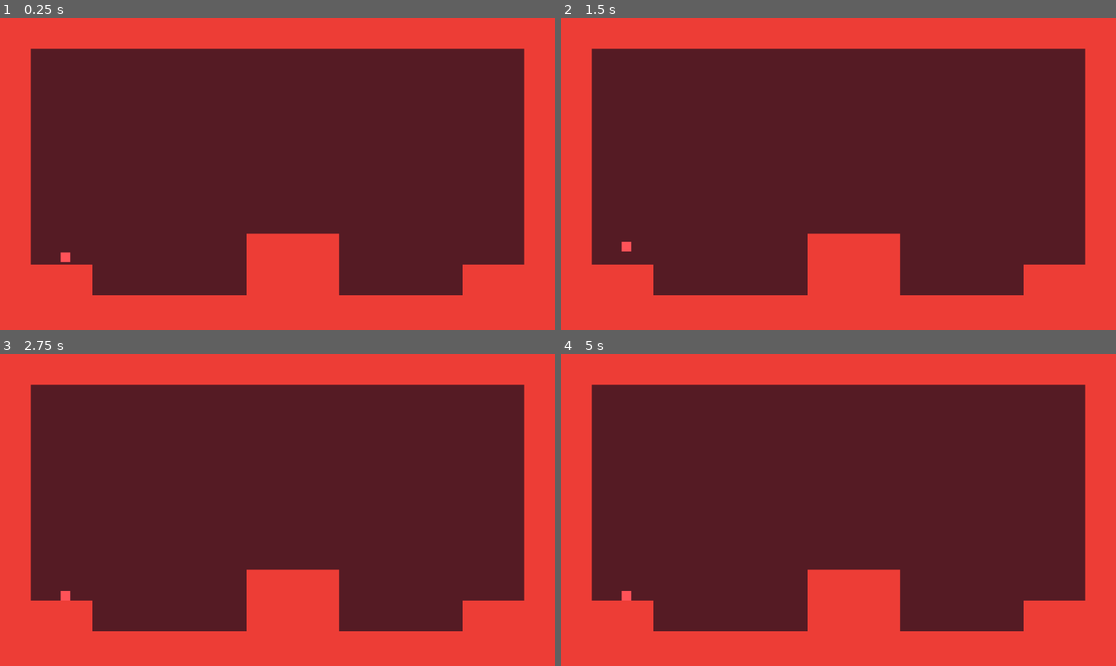
Above: before the commit, frames 1-4 (two rows, left to right).
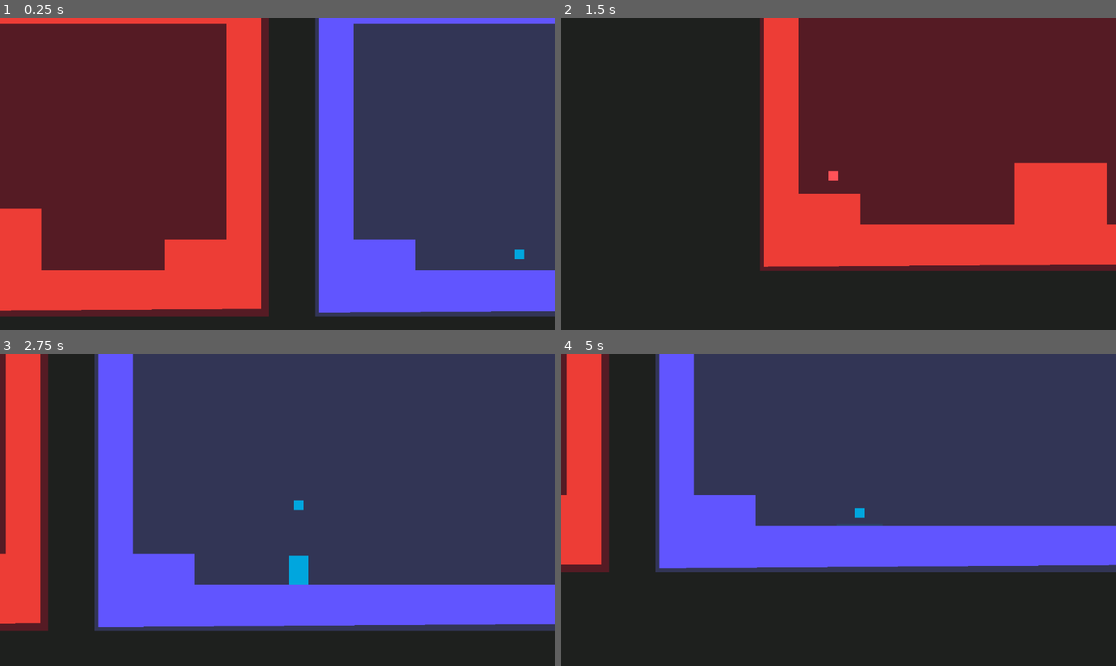
Above: after the commit, the same moments.

Repository: YordanosZt/Jam-Solo-Development
Game: Godot game, scene res://Scenes/world.tscn
Two runs of this game, one before a commit and one after it. Both use one fixed random seed, a clock stepped at 60 frames per second and the inputs below.
Inputs:
- Up to frame 1 (0.25 s): no input
- Up to frame 2 (1.5 s): hold E (switch_right, bound only after the commit) from 0.53 s (still down); tap Shift (ability) at 0.6 s; tap Space (jump) at 0.77, 0.8, 1.07, 1.35 s
- Up to frame 3 (2.75 s): tap Space (jump) at 1.52, 1.82, 2.3 s; tap Shift (ability) at 1.55, 2.1 s; release E (switch_right, bound only after the commit) at 2.03 s; hold Q (switch_left, bound only after the commit) from 2.03 s (still down)
- Up to frame 4 (5 s): release Q (switch_left, bound only after the commit) at 2.78 s; hold E (switch_right, bound only after the commit) 2.78-4.28 s; tap Shift (ability) at 2.85, 4.35 s; tap Space (jump) at 3.02, 3.32, 3.6, 3.77, 4.07, 4.52, 4.82 s; hold Q (switch_left, bound only after the commit) from 4.28 s (still down)

The runs differ from the first frame. In frame 1, 70% of the frame differs, in the area x 0-100%, y 0-100%; in frame 2, 70%; in frame 3, 95%; in frame 4, 96%.

Commit message:
camera switching complete

Diff:
--- /dev/null
+++ b/Entities/Camera/main_camera.gd
@@ -0,0 +1,38 @@
+extends Camera2D
+
+@export var players : Array
+
+var active_player : CharacterBody2D
+var active_idx: int = 0
+
+func _ready():
+	active_player = get_node(players[active_idx])
+
+	active_player.set_is_active(true)
+
+func _process(delta):
+	handle_switch()
+
+	update_position()
+
+func update_position():
+	global_position = active_player.global_position
+
+func handle_switch():
+	if Input.is_action_just_pressed("switch_left"):
+		switch_player(-1)
+
+	if Input.is_action_just_pressed("switch_right"):
+		switch_player(1)
+
+func switch_player(dxn: int):
+	active_player.set_is_active(false)
+	active_idx += dxn
+
+	if active_idx < 0:
+		active_idx = players.size() - 1
+	elif active_idx >= players.size():
+		active_idx = 0
+
+	active_player = get_node(players[active_idx])
+	active_player.set_is_active(true)
--- /dev/null
+++ b/Entities/Camera/main_camera.tscn
@@ -0,0 +1,10 @@
+[gd_scene load_steps=4 format=3 uid="uid://cqgyr6ikuxj2e"]
+
+[ext_resource type="Script" path="res://Entities/Camera/main_camera.gd" id="1_dyq28"]
+[ext_resource type="PackedScene" uid="uid://rotxrpixltxu" path="res://Entities/Player/Chick/chick.tscn" id="2_vyp4n"]
+[ext_resource type="PackedScene" uid="uid://nvlvwbbhs63k" path="res://Entities/Player/Dude/dude.tscn" id="3_4vf58"]
+
+[node name="MainCamera" type="Camera2D"]
+position_smoothing_enabled = true
+script = ExtResource("1_dyq28")
+players = [ExtResource("2_vyp4n"), ExtResource("3_4vf58")]
--- a/Entities/Player/Chick/chick.gd
+++ b/Entities/Player/Chick/chick.gd
@@ -7,9 +7,9 @@
 @onready var ice_jump_timer = $Timers/IceJumpTimer
 
 func _physics_process(delta):
+	fixed_update(delta)
+
 	if not is_active: return
-
-	fixed_update(delta)
 	_handle_ice_jump()
 
 func _handle_ice_jump():
--- a/Entities/Player/Dude/dude.gd
+++ b/Entities/Player/Dude/dude.gd
@@ -8,9 +8,9 @@
 var is_dashing: bool = false
 
 func _physics_process(delta):
+	fixed_update(delta)
+
 	if not is_active: return
-
-	fixed_update(delta)
 	_handle_dash()
 
 func _handle_dash():
--- a/Entities/Player/player.gd
+++ b/Entities/Player/player.gd
@@ -22,12 +22,13 @@
 @onready var jump_buffer_timer = %JumpBufferTimer
 
 func _physics_process(delta):
-	if not is_active: return
-
 	fixed_update(delta)
 
 func fixed_update(delta):
 	_handle_gravity(delta)
+
+	if not is_active: return
+
 	_handle_jump()
 	_handle_move(delta)
 
@@ -57,7 +58,7 @@
 		velocity.y /= 2
 
 func start_buffer_timer() -> void:
-		jump_buffer_timer.start()
+	jump_buffer_timer.start()
 
 func should_jump() -> bool:
 	# normal jump &
@@ -72,7 +73,7 @@
 	return false
 
 func jump(vel: float = jump_velocity) -> void:
-		velocity.y = vel
+	velocity.y = vel
 
 func _handle_move(delta) -> void:
 	var direction = Input.get_axis("move_left", "move_right")
@@ -89,3 +90,6 @@
 
 func set_can_fall(_can_fall) -> void:
 	can_fall = _can_fall
+
+func set_is_active(active: bool) -> void:
+	is_active = active
--- a/Scenes/world.tscn
+++ b/Scenes/world.tscn
@@ -1,7 +1,8 @@
-[gd_scene load_steps=4 format=3 uid="uid://dx2ha3133or8i"]
+[gd_scene load_steps=5 format=3 uid="uid://dx2ha3133or8i"]
 
 [ext_resource type="PackedScene" uid="uid://rotxrpixltxu" path="res://Entities/Player/Chick/chick.tscn" id="1_ymemi"]
 [ext_resource type="PackedScene" uid="uid://nvlvwbbhs63k" path="res://Entities/Player/Dude/dude.tscn" id="2_18qua"]
+[ext_resource type="PackedScene" uid="uid://cqgyr6ikuxj2e" path="res://Entities/Camera/main_camera.tscn" id="3_spg00"]
 
 [sub_resource type="BoxMesh" id="BoxMesh_6j7tn"]
 
@@ -28,7 +29,7 @@
 collision_mask = 3
 
 [node name="Polygon2D" type="Polygon2D" parent="ice ground"]
-color = Color(0.197074, 8.73092e-05, 0.663764, 1)
+color = Color(0.363339, 0.293758, 1, 1)
 polygon = PackedVector2Array(64, 0, 1088, 0, 1088, 64, 64, 64, 64, 512, 192, 512, 192, 576, 1088, 576, 1088, 320, 960, 320, 960, 256, 1088, 256, 1088, 0, 1160, 0, 1160, 656, -8, 664, -8, 0)
 
 [node name="CollisionPolygon2D" type="CollisionPolygon2D" parent="ice ground"]
@@ -45,4 +46,6 @@
 
 [node name="Dude" parent="." instance=ExtResource("2_18qua")]
 position = Vector2(136, 464)
-is_active = true
+
+[node name="MainCamera" parent="." instance=ExtResource("3_spg00")]
+players = [NodePath("../Chick"), NodePath("../Dude")]
--- a/project.godot
+++ b/project.godot
@@ -41,6 +41,16 @@
 "events": [Object(InputEventKey,"resource_local_to_scene":false,"resource_name":"","device":-1,"window_id":0,"alt_press …(182 unchanged characters)…
 ]
 }
+switch_right={
+"deadzone": 0.5,
+"events": [Object(InputEventKey,"resource_local_to_scene":false,"resource_name":"","device":-1,"window_id":0,"alt_pressed":false,"shift_pressed":false,"ctrl_pressed":false,"meta_pressed":false,"pressed":false,"keycode":0,"physical_keycode":69,"key_label":0,"unicode":101,"echo":false,"script":null)
+]
+}
+switch_left={
+"deadzone": 0.5,
+"events": [Object(InputEventKey,"resource_local_to_scene":false,"resource_name":"","device":-1,"window_id":0,"alt_pressed":false,"shift_pressed":false,"ctrl_pressed":false,"meta_pressed":false,"pressed":false,"keycode":0,"physical_keycode":81,"key_label":0,"unicode":113,"echo":false,"script":null)
+]
+}
 
 [layer_names]
 
